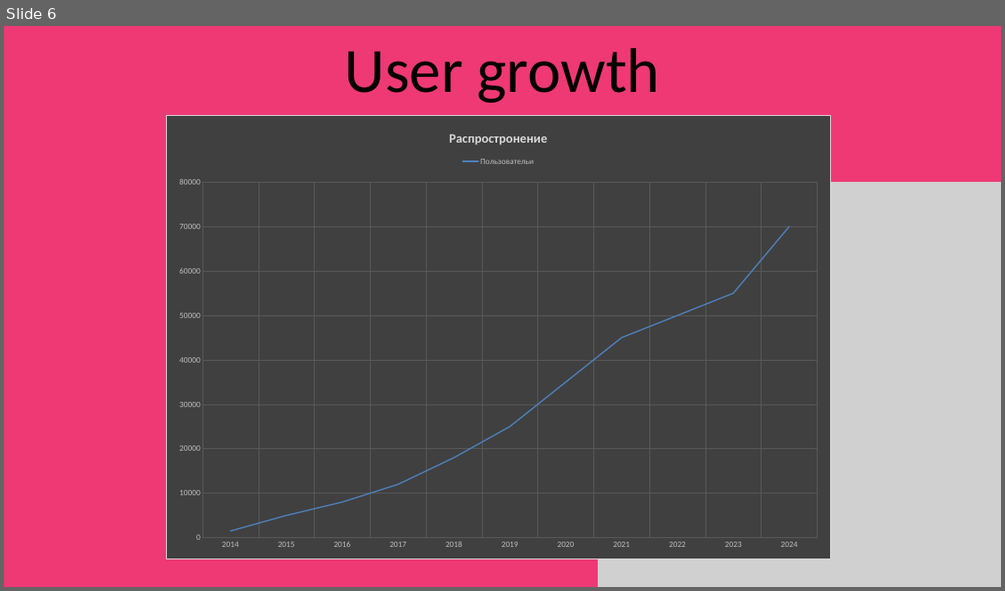
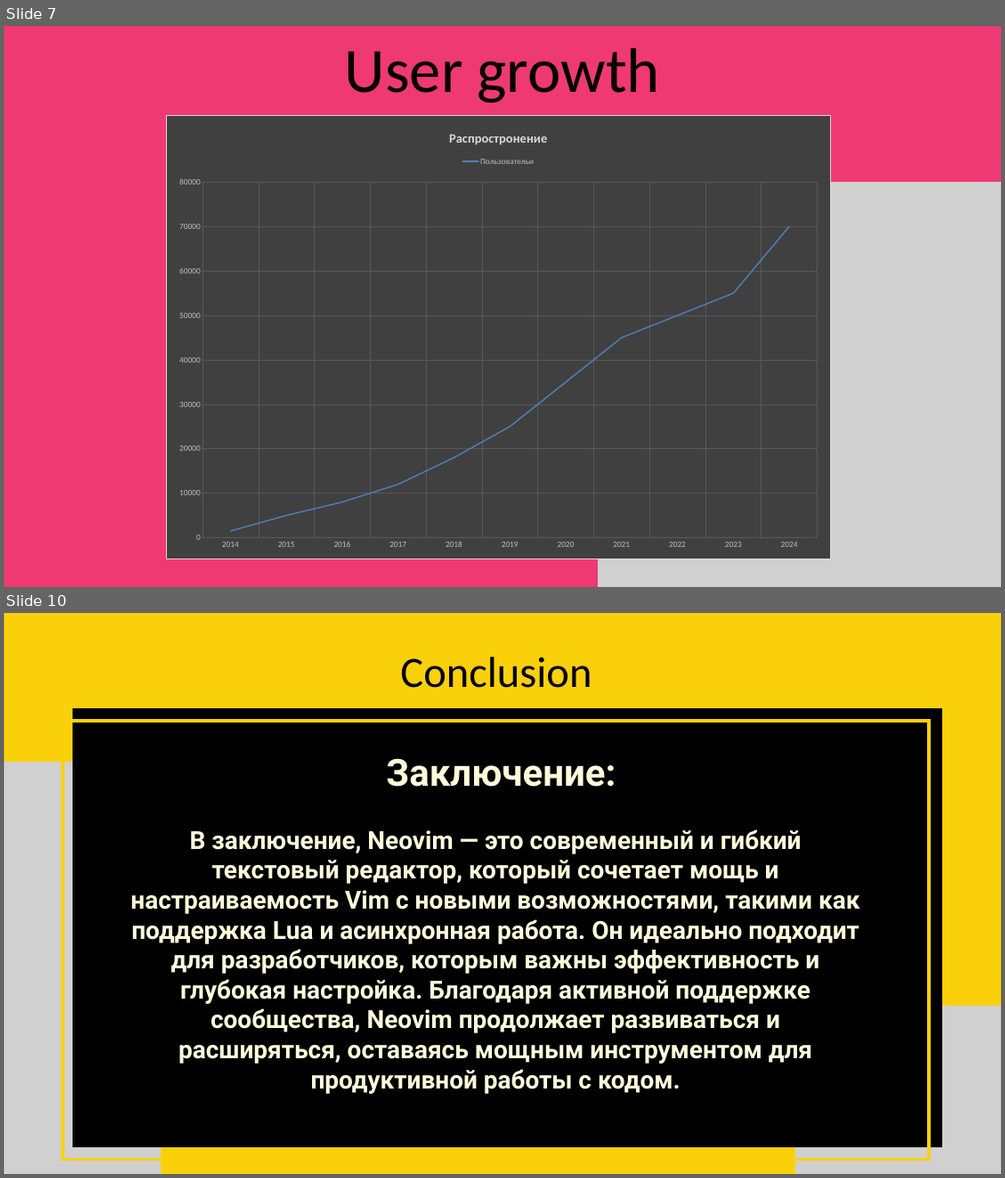
Before and after one commit to NotKiroma/Praktika, a slide deck: Praktika IKT/Day 8.pptx. Shown one above the other, each under a label of ours: slide 6 before the commit, slides 7 and 10 after it; the slides between them are not shown. The pictures are 1005x591 and 1005x1178 pixels, drawn with LibreOffice and Linux fonts; fonts in the diff are those of the drawing; grey boxes stand for pictures. Boxes give left, top, right and bottom in pixels: in the first picture for what was removed or moved away, otherwise in the second. Text is boxed around its words. In the diff, an @@ line names an element or a change of style, - is before the commit and + after.

```diff
--- a/Praktika IKT/Day 8.pptx
+++ b/Praktika IKT/Day 8.pptx
@@ slide 10 added at (4,613,1001,1174), background #FAD00A @@
@@ text added at (400,657,591,688), 62.4 pt, text #000000 @@
+Conclusion
@@ freeform shape added at (73,707,942,1146), fill #000000 @@
@@ freeform shape added at (63,721,929,1159), outline #FAD00A 4.5 pt @@
@@ picture added at (4,762,161,1174) @@
@@ text added at (386,758,615,787), 54 pt, text #FEFBDB, bold @@
+Заключение:
@@ text added at (130,829,860,1094), 36 pt, text #FEFBDB, bold @@
+В заключение, Neovim — это современный и гибкий текстовый редактор, который сочетает мощь и настраиваемость Vim с новыми возможностями, такими как поддержка Lua и асинхронная работа. Он идеально подходит для разработчиков, которым важны эффективность и глубокая настройка. Благодаря активной поддержке сообщества, Neovim продолжает развиваться и расширяться, оставаясь мощным инструментом для продуктивной работы с кодом.
@@ picture added at (795,1005,1001,1174) @@
@@ what was slide 6 is now slide 7 @@
```
Also in this commit, not shown: 2 slides changed, 1 other slide added, 3 slides removed, 2 other files.
